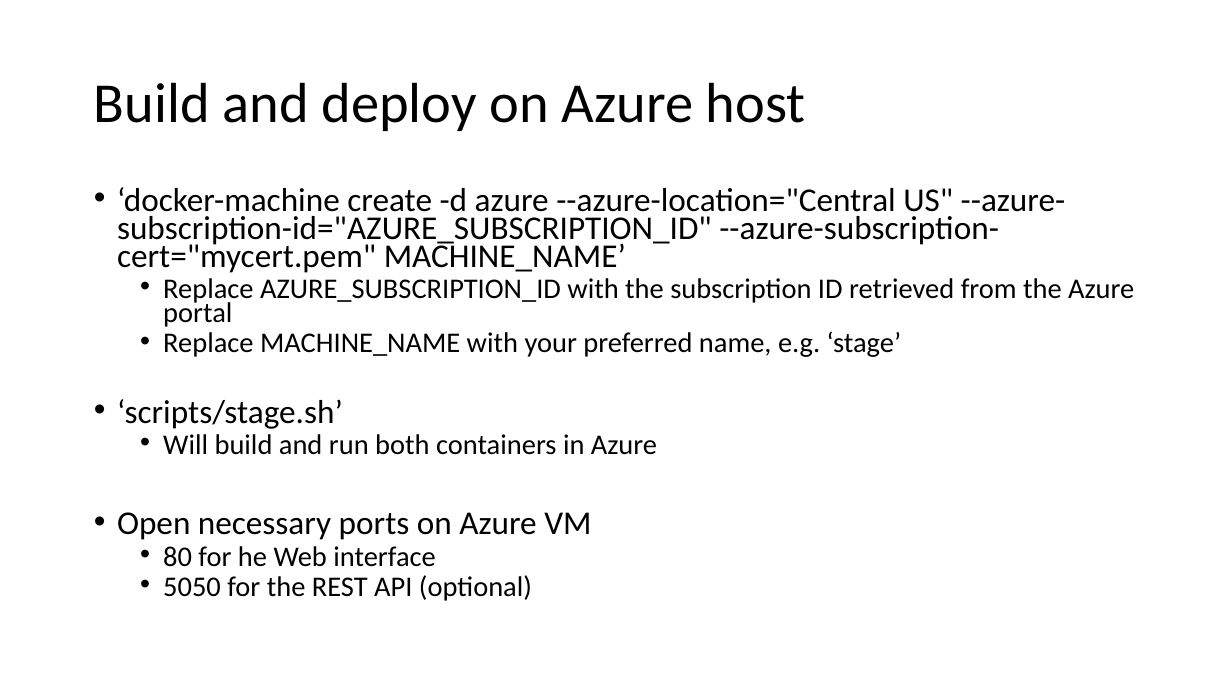
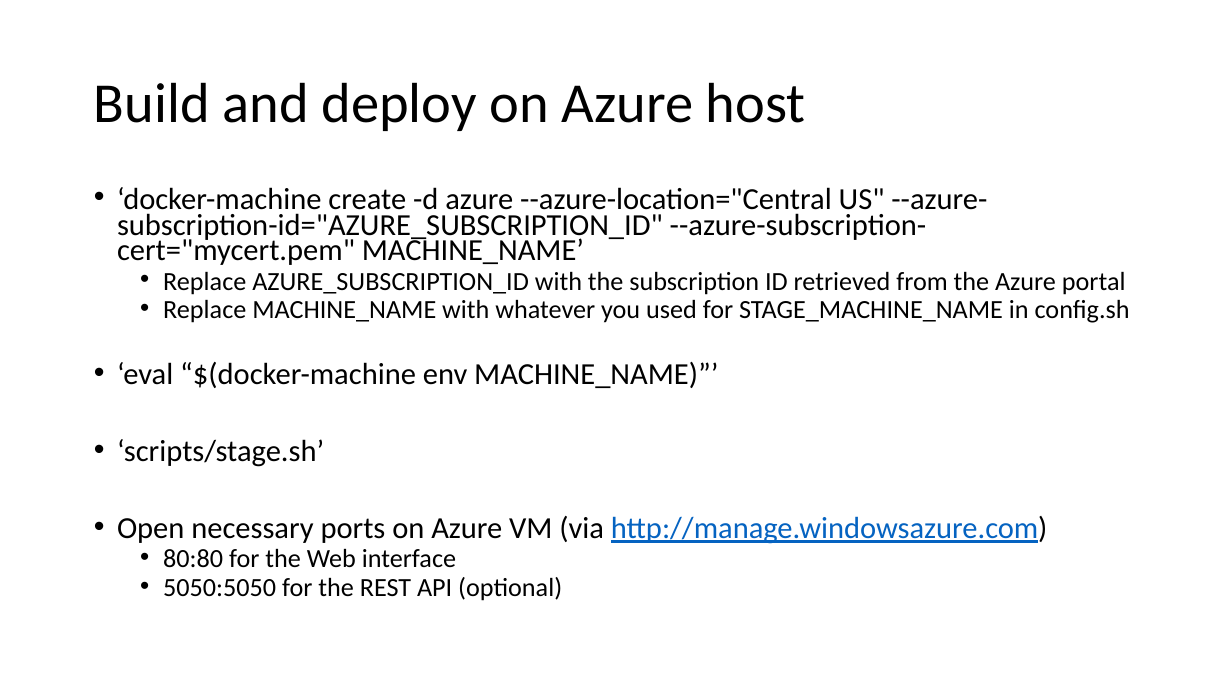
Before and after one commit to tvsnarayana/AzureDevTestDeploy, a slide deck: slide 19 of docs/tutorial.pptx. Drawn at 1232x693 pixels with LibreOffice and Linux fonts; fonts in the diff are those of the drawing. Boxes give left, top, right and bottom in pixels: in the first picture for what was removed or moved away, otherwise in the second. Text is boxed around its words. In the diff, an @@ line names an element or a change of style, - is before the commit and + after.

```diff
--- a/docs/tutorial.pptx
+++ b/docs/tutorial.pptx
@@ text at (x1=117, y1=187, x2=1126, y2=467): size 25.9 to 23.8 pt in "‘docker-machine create -d azure --azure-location="Central US ...", "‘scripts/stage.sh’"; size 22.2 to 20.4 pt in "Replace AZURE_SUBSCRIPTION_ID with the subscription ID retri ..." @@
@@ text at (x1=117, y1=299, x2=1130, y2=388): text changed; size 22.2 to 20.4 pt @@
-  • Replace MACHINE_NAME with your preferred name, e.g. ‘stage’
+  • Replace MACHINE_NAME with whatever you used for STAGE_MACHINE_NAME in config.sh
+• ‘eval “$(docker-machine env MACHINE_NAME)”’
@@ text at (x1=117, y1=516, x2=1048, y2=601): text changed; size 22.2 to 23.8 pt @@
-  • Will build and run both containers in Azure
-• Open necessary ports on Azure VM
-  • 80 for he Web interface
-  • 5050 for the REST API (optional)
+• Open necessary ports on Azure VM (via http://manage.windowsazure.com)
+  • 80:80 for the Web interface
+  • 5050:5050 for the REST API (optional)
```
Also in this commit, not shown: 6 other slides changed, 4 slides added, 1 slide removed.
